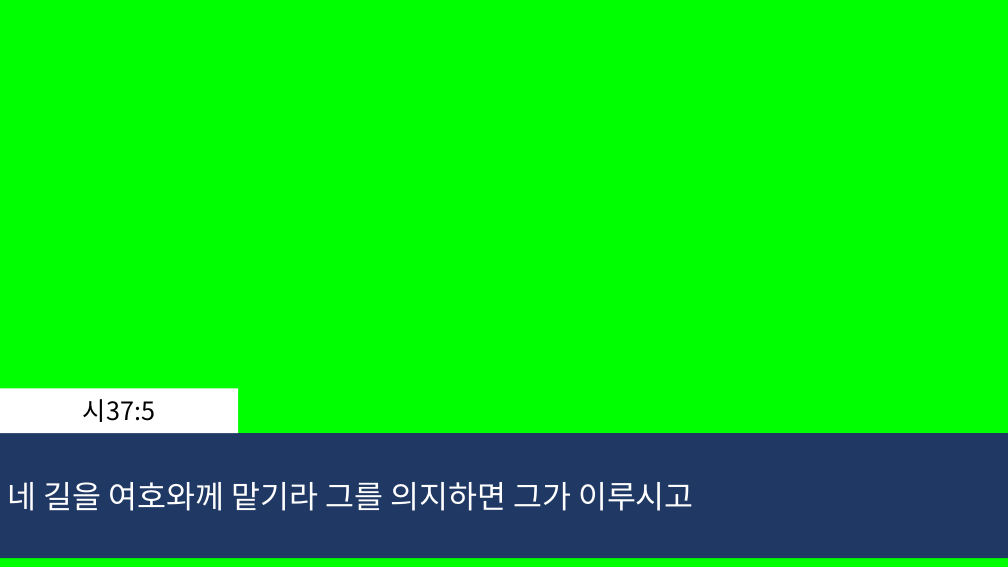
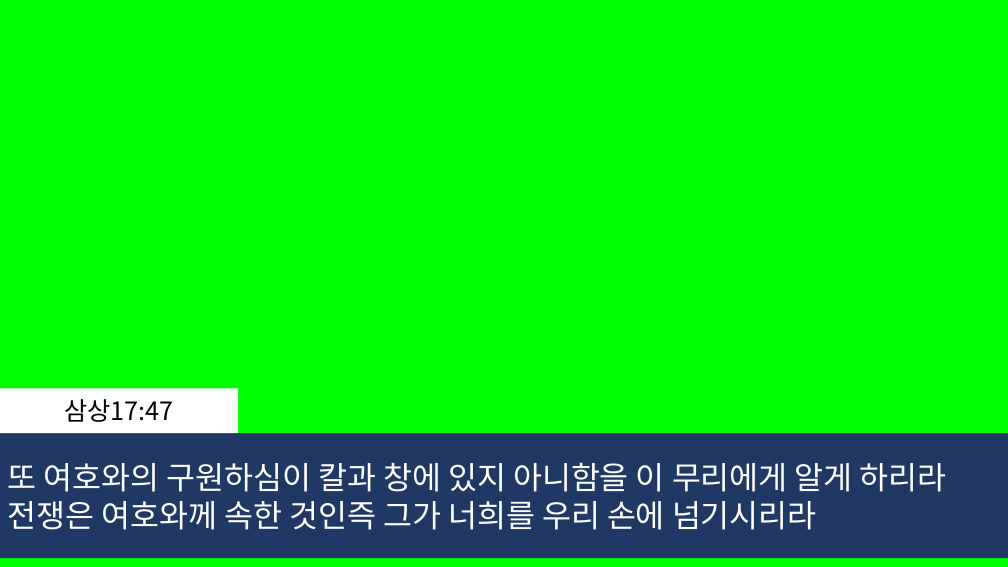
Before and after one commit to whizsavvy/evergreen_church, a slide deck: slide 112 of 2026-03-14_늘푸른교회_.pptx (slide 104 before the commit). Drawn at 1008x567 pixels with LibreOffice and Linux fonts; fonts in the diff are those of the drawing. Boxes give left, top, right and bottom in pixels: in the first picture for what was removed or moved away, otherwise in the second. Text is boxed around its words. In the diff, an @@ line names an element or a change of style, - is before the commit and + after.

```diff
--- a/2026-03-14_늘푸른교회_.pptx
+++ b/2026-03-14_늘푸른교회_.pptx
@@ text in rectangle at (64,399,173,422): text changed @@
-시37:5
+삼상17:47
@@ text in rectangle at (7,462,947,530): text changed @@
-네 길을 여호와께 맡기라 그를 의지하면 그가 이루시고
+또 여호와의 구원하심이 칼과 창에 있지 아니함을 이 무리에게 알게 하리라
+전쟁은 여호와께 속한 것인즉 그가 너희를 우리 손에 넘기시리라
```
Also in this commit, not shown: 13 other slides changed, 9 slides added, 7 slides removed.
